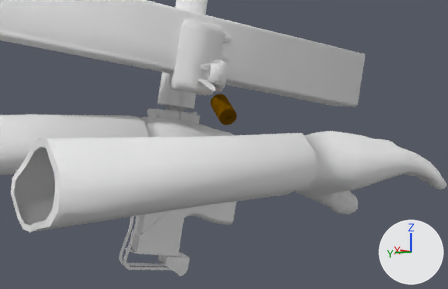
Renders of the Blender file Joshua-Boo-Boos Mac-10 Mod/Mac-10.blend from each side of a commit.
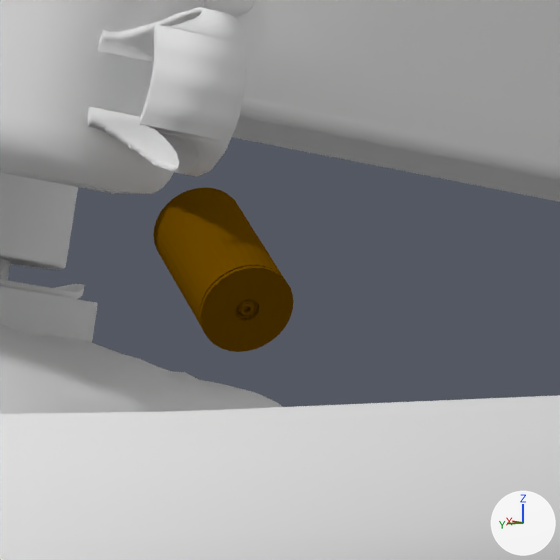
Old and new are each drawn from a 50 mm lens placed at (-6.87, 4.53, -0.04), pointed at (4.79, -3.18, -1.32) and again close up on the part from 40% to 64% of the width and 20% to 57% of the height. The lights are fixed; the arrows at lower right show +X, +Y and +Z.

Names of what the first close-up shows: 'Bolt', 'Bullet', 'Charging Handle', 'Hands.001', 'Mac-10', 'Magazine'.
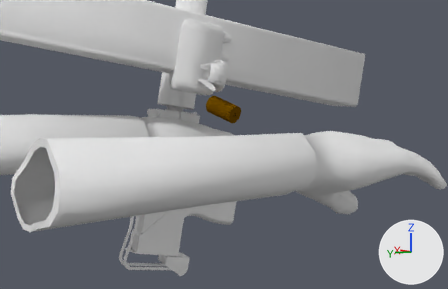
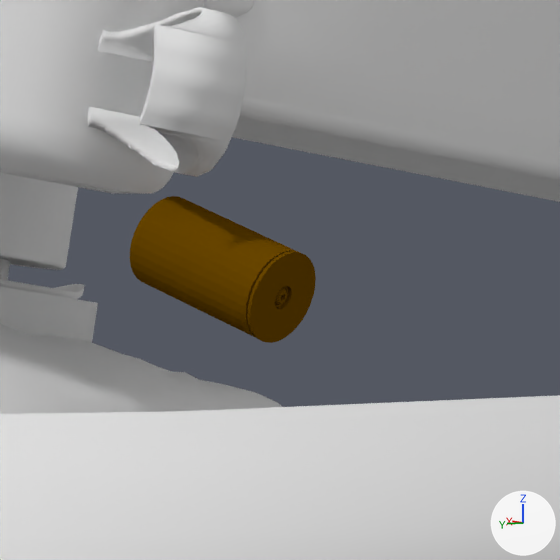
Commit message: I updated the Mac-10.

Boxes (x1, y1, x2, y2) around the edits, measured in the close-ups (560 x 560 px):
'Bullet', turned
    before: (153, 187, 293, 352)
    after: (130, 196, 316, 343)

What the commit changed:
Object 'Bullet' (ob_bullet) turns from (-67, -60, -24) to (-6.1, -31, -18) degrees about x, y and z.
